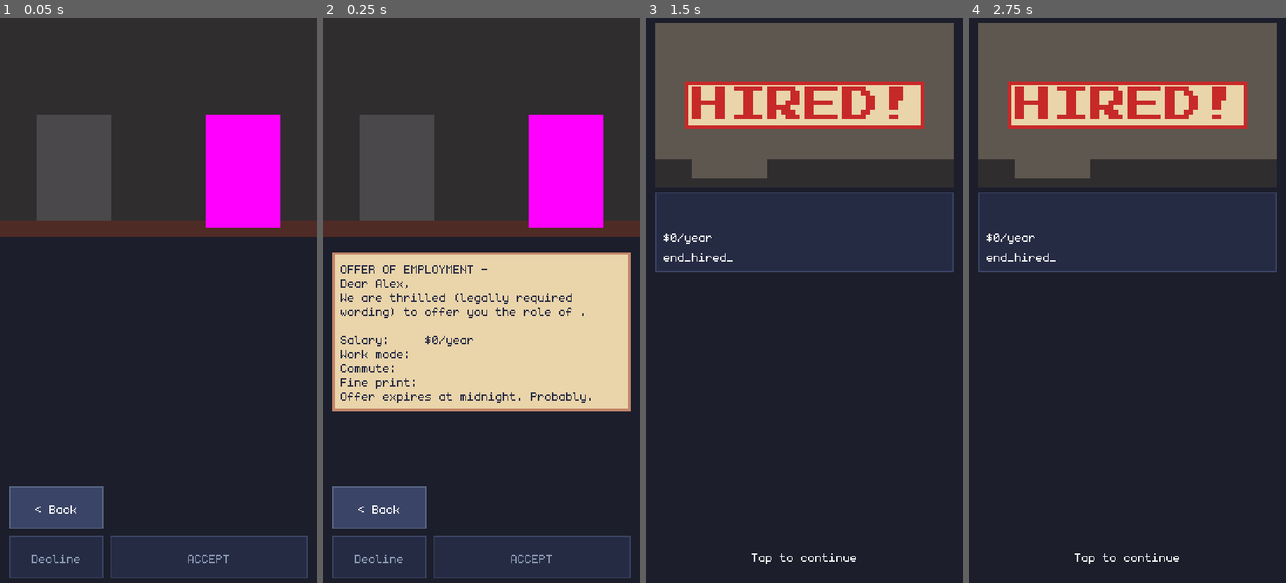
Above: before the commit, frames 1-4 (left to right).
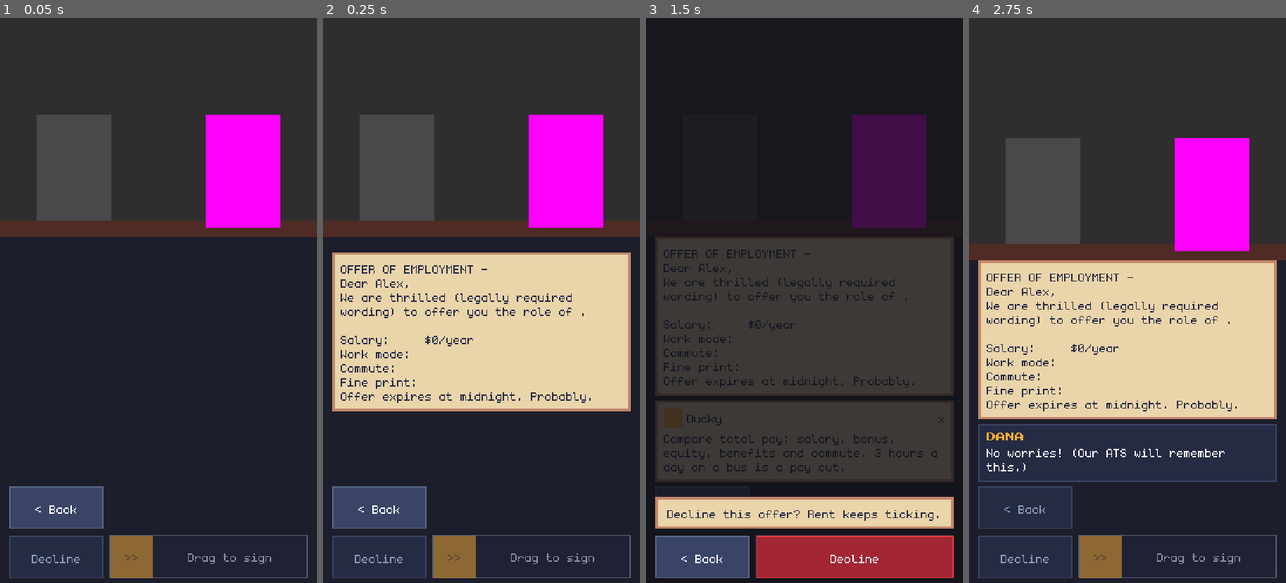
Above: after the commit, the same moments.

Repository: Lecoeurdelest/swe-simulator
Game: Godot game, scene res://features/offer/offer.tscn
The game is run twice, just before and just after one commit, with the same random seed, the same clock (stepped at 60 frames per second) and the same inputs. This scene is started directly instead of the project's main scene.
Inputs (mouse positions are in pixels of both pictures, inside the frame that each line leads up to):
- Up to frame 1 (0.05 s): no input
- Up to frame 2 (0.25 s): no input
- Up to frame 3 (1.5 s): click (855, 554) at 0.5 s, where only the run before the commit has a clickable "ACCEPT"; click (703, 554) at 1.25 s, where only the run after the commit has a clickable "Decline"
- Up to frame 4 (2.75 s): click (1178, 554) at 2 s, where only the run after the commit has a clickable "Decline"

The runs differ from the first frame. In frame 1, 1.5% of the frame differs, in the area x 34-98%, y 91-100%; in frame 2, 1.5%; in frame 3, 78%, in the area x 2-98%, y 0-100%; in frame 4, 73%.
Error before the commit: Invalid access to property or key 'runway_days' on a base object of type 'Nil'. (res://core/run_state.gd:357)

Commit message:
feat(offer): drag-to-sign (SHOULD-06, STEP-16 task 7, A95)
ACCEPT is a gesture now: drag the handle along the track in the thumb band and
let go at the end to sign; a short drag springs back and a stray tap does
nothing. With Relaxed Timing on, a tap signs. Mouse events only, a 36 px
handle, and the paper stays at 20 lines. Checked in the editor with real mouse
events (the HIRED! stamp follows). 429 tests pass.

Diff:
--- a/data/content/barks.json
+++ b/data/content/barks.json
@@ -263,5 +263,7 @@
   "ui_desk_empty": "(desk empty)",
   "vs_dana_stat_layoff": "Meetings today: 14",
   "vs_dana_move_layoff": "Special move: The Reshaping",
-  "ui_laid_off_feed": "Laid off from {company}. Severance: {money}."
+  "ui_laid_off_feed": "Laid off from {company}. Severance: {money}.",
+  "ui_sign": "Drag to sign",
+  "ui_sign_tap": "Tap to sign"
 }
--- a/features/offer/offer.gd
+++ b/features/offer/offer.gd
@@ -4,7 +4,7 @@
 ## Ducky tip, which fades in once the paper has landed and closes on a tap (for this offer only), and
 ## calls GameState.answer_offer(). Decline asks first, and on the grace day the question says the run
 ## ends (GDD 5.10); then Dana answers (5.9.4) before the Decline is committed.
-## Back never declines an offer (ARCHITECTURE 9).
+## Back never declines an offer (ARCHITECTURE 9). ACCEPT is a drag-to-sign gesture (SignSlider, A95).
 
 const PAPER_SLIDE_S := 0.3     # GDD 9.1 "the paper slides up from the bottom" (no duration given)
 const DANA_LINE_S := 2.5       # Dana's Decline line moves on by itself after this, or on a tap
@@ -32,7 +32,7 @@
 @onready var _dana_text: Label = %DanaText
 @onready var _back_button: Button = %BackButton
 @onready var _decline_button: Button = %DeclineButton
-@onready var _accept_button: Button = %AcceptButton
+@onready var _sign: SignSlider = %SignSlider
 @onready var _pause: PauseMenu = %PauseMenu
 @onready var _decline_dialog: ConfirmDialog = %DeclineDialog
 @onready var _hired: HiredBeat = %HiredBeat
@@ -48,10 +48,11 @@
 	_dana_name.text = Content.text("naming", "interviewer").to_upper()
 	_back_button.text = UiText.back(Content.text("barks", "ui_back"))
 	_decline_button.text = Content.text("barks", "ui_decline")
-	_accept_button.text = UiText.primary(Content.text("barks", "ui_accept"))
+	_sign.relaxed = bool(GameState.setting("options", "relaxed_timing", false))
+	_sign.set_label(Content.text("barks", "ui_sign_tap" if _sign.relaxed else "ui_sign"))
 	_back_button.pressed.connect(Device.handle_back)
 	_decline_button.pressed.connect(_on_decline)
-	_accept_button.pressed.connect(_on_accept)
+	_sign.signed.connect(_on_accept)
 	_decline_dialog.confirmed.connect(_on_decline_confirmed)
 	_tip.close_tapped.connect(_on_tip_closed)
 	_pause.quit_to_title_pressed.connect(GameState.quit_to_title)
@@ -159,7 +160,7 @@
 
 func _set_answer_buttons(on: bool) -> void:
 	_decline_button.disabled = not on
-	_accept_button.disabled = not on
+	_sign.disabled = not on
 
 
 # ---------- answers ----------
--- a/features/offer/offer.tscn
+++ b/features/offer/offer.tscn
@@ -6,6 +6,7 @@
 [ext_resource type="PackedScene" uid="uid://ba7fpxb5lc526" path="res://ui/components/confirm_dialog.tscn" id="4_conf"]
 [ext_resource type="PackedScene" uid="uid://cv7u0us1tep67" path="res://ui/components/ducky_note.tscn" id="5_duck"]
 [ext_resource type="PackedScene" path="res://features/offer/hired_beat.tscn" id="6_hired"]
+[ext_resource type="Script" path="res://features/offer/sign_slider.gd" id="7_sign"]
 
 [node name="Offer" type="Control" unique_id=894328749]
 layout_mode = 3
@@ -207,13 +208,12 @@
 layout_mode = 2
 text = "Decline"
 
-[node name="AcceptButton" type="Button" parent="SafeArea/Column/ThumbBand/ActionBar" unique_id=1423753907]
+[node name="SignSlider" type="Control" parent="SafeArea/Column/ThumbBand/ActionBar"]
 unique_name_in_owner = true
 custom_minimum_size = Vector2(168, 36)
 layout_mode = 2
 size_flags_horizontal = 3
-theme_type_variation = &"PrimaryButton"
-text = "ACCEPT"
+script = ExtResource("7_sign")
 
 [node name="ModalLayer" type="CanvasLayer" parent="." unique_id=412430585]
 layer = 10
--- /dev/null
+++ b/features/offer/sign_slider.gd
@@ -0,0 +1,141 @@
+class_name SignSlider
+extends Control
+## Drag-to-sign (GDD S10, SHOULD-06; DECISIONS A95): ACCEPT becomes a drag from the left end of its track to the right, so
+## signing a contract is a gesture and not a tap you can make by accident. Start on the handle, drag it along the track and
+## let go past the end to sign; let go earlier and it springs back. With Relaxed Timing on, a tap anywhere on it signs.
+## Mouse events only (INV-14: touches arrive as emulated mouse events), the handle is a full 36 px target, and it sits in the
+## thumb band where ACCEPT was. It draws itself in the grey-box style until the art pass.
+
+signal signed
+
+const HANDLE_W := 36.0
+const SIGN_FRACTION := 0.95     # how far along the track counts as signed
+const TAP_SLOP := 6.0           # a press that moves less than this many pixels is a tap
+const SPRING_S := 0.12
+const TRACK_COLOR := Color(0.13, 0.15, 0.24, 1.0)
+const BORDER_COLOR := Color(0.54509807, 0.60784316, 0.7058824, 1.0)
+const FILL_COLOR := Color(0.99607843, 0.68235296, 0.20392157, 0.35)
+const HANDLE_COLOR := Color(0.99607843, 0.68235296, 0.20392157, 1.0)
+const INK_COLOR := Color(0.11, 0.12, 0.17, 1.0)
+const TEXT_COLOR := Color(1.0, 1.0, 1.0, 1.0)
+const CHEVRON := ">>"
+
+var disabled := false: set = set_disabled
+var relaxed := false            # Relaxed Timing: a tap signs
+
+var _label := ""
+var _x := 0.0                   # the handle's left edge, 0 to the end of the track
+var _dragging := false
+var _grab := 0.0                # where in the handle the press landed
+var _moved := 0.0               # how far the pointer has moved since the press
+var _spring: Tween
+
+
+func _ready() -> void:
+	focus_mode = Control.FOCUS_NONE
+	custom_minimum_size = Vector2(168.0, 36.0)
+
+
+func set_label(text: String) -> void:
+	_label = text
+	queue_redraw()
+
+
+func set_disabled(value: bool) -> void:
+	disabled = value
+	if value:
+		_dragging = false
+	modulate.a = 0.5 if value else 1.0
+	queue_redraw()
+
+
+## 0 at the start of the track, 1 at its end.
+func progress() -> float:
+	return _x / _travel()
+
+
+func _travel() -> float:
+	return maxf(size.x - HANDLE_W, 1.0)
+
+
+func _gui_input(event: InputEvent) -> void:
+	if disabled:
+		return
+	var button := event as InputEventMouseButton
+	if button != null and button.button_index == MOUSE_BUTTON_LEFT:
+		if button.pressed:
+			_press(button.position)
+		else:
+			_release()
+		accept_event()
+		return
+	var motion := event as InputEventMouseMotion
+	if motion != null and _dragging:
+		_moved += motion.relative.length()
+		_x = clampf(motion.position.x - _grab, 0.0, _travel())
+		queue_redraw()
+		accept_event()
+
+
+## Only a press on the handle starts a drag, so a stray tap on the track does nothing (a tap signs in Relaxed Timing).
+func _press(at: Vector2) -> void:
+	var on_handle := Rect2(_x, 0.0, HANDLE_W, size.y).has_point(at)
+	if not on_handle and not relaxed:
+		return
+	if _spring != null:
+		_spring.kill()
+	_dragging = true
+	_moved = 0.0
+	_grab = clampf(at.x - _x, 0.0, HANDLE_W) if on_handle else HANDLE_W * 0.5
+
+
+func _release() -> void:
+	if not _dragging:
+		return
+	_dragging = false
+	if relaxed and _moved < TAP_SLOP:
+		_sign()
+	elif progress() >= SIGN_FRACTION:
+		_sign()
+	else:
+		_spring_back()
+
+
+func _sign() -> void:
+	_x = _travel()
+	queue_redraw()
+	signed.emit()
+
+
+func _spring_back() -> void:
+	if not is_inside_tree():
+		_x = 0.0
+		queue_redraw()
+		return
+	if _spring != null:
+		_spring.kill()
+	_spring = create_tween()
+	_spring.tween_method(_set_x, _x, 0.0, SPRING_S)
+
+
+func _set_x(value: float) -> void:
+	_x = value
+	queue_redraw()
+
+
+func _draw() -> void:
+	var track := Rect2(Vector2.ZERO, size)
+	draw_rect(track, TRACK_COLOR)
+	if _x > 0.0:
+		draw_rect(Rect2(0.0, 0.0, _x + HANDLE_W, size.y), FILL_COLOR)
+	draw_rect(track, BORDER_COLOR, false, 1.0)
+	var font := get_theme_default_font()
+	var font_size := get_theme_default_font_size()
+	var text_width := font.get_string_size(_label, HORIZONTAL_ALIGNMENT_LEFT, -1, font_size).x
+	var baseline := floorf((size.y + font.get_ascent(font_size) - font.get_descent(font_size)) * 0.5)
+	draw_string(font, Vector2(floorf(HANDLE_W + (size.x - HANDLE_W - text_width) * 0.5), baseline), _label,
+		HORIZONTAL_ALIGNMENT_LEFT, -1, font_size, TEXT_COLOR)
+	draw_rect(Rect2(_x, 0.0, HANDLE_W, size.y), HANDLE_COLOR)
+	var chevron_width := font.get_string_size(CHEVRON, HORIZONTAL_ALIGNMENT_LEFT, -1, font_size).x
+	draw_string(font, Vector2(floorf(_x + (HANDLE_W - chevron_width) * 0.5), baseline), CHEVRON,
+		HORIZONTAL_ALIGNMENT_LEFT, -1, font_size, INK_COLOR)
--- a/tests/test_content_lint.gd
+++ b/tests/test_content_lint.gd
@@ -719,7 +719,7 @@
 		"vs_review_exceeds", "bark_kev_close_below", "bark_kev_close_meets", "bark_kev_close_exceeds",
 		# M3: run 1's clip card and the team rows
 		"ui_clip_intro", "ui_clip_outro", "ui_clip_go", "ui_desk_empty", "ui_studio_s1", "ui_studio_s2", "ui_studio_s3",
-		"ui_studio_s4", "ui_studio_s5", "vs_dana_stat_layoff", "vs_dana_move_layoff", "ui_laid_off_feed", "ui_skip_hold"])
+		"ui_studio_s4", "ui_studio_s5", "vs_dana_stat_layoff", "vs_dana_move_layoff", "ui_laid_off_feed", "ui_skip_hold", "ui_sign", "ui_sign_tap"])
 	for kind: String in ["good", "ok", "bad"]:
 		for n: int in range(1, 4):
 			ids.append("bark_kev_%s_%d" % [kind, n])
--- /dev/null
+++ b/tests/test_sign_slider.gd
@@ -0,0 +1,126 @@
+@tool
+extends McpTestSuite
+## Drag-to-sign (GDD S10, SHOULD-06; DECISIONS A95): the contract is signed by dragging the handle along its track and
+## letting go at the end. Synthetic mouse events straight into the control (INV-14: touches arrive as mouse events).
+## Editor-side: no autoloads, no user://.
+
+
+func suite_name() -> String:
+	return "sign_slider"
+
+
+func _slider() -> SignSlider:
+	var slider := SignSlider.new()
+	slider.size = Vector2(168.0, 36.0)
+	return slider
+
+
+func _press(slider: SignSlider, x: float) -> void:
+	var event := InputEventMouseButton.new()
+	event.button_index = MOUSE_BUTTON_LEFT
+	event.pressed = true
+	event.position = Vector2(x, 18.0)
+	slider._gui_input(event)
+
+
+func _release(slider: SignSlider, x: float) -> void:
+	var event := InputEventMouseButton.new()
+	event.button_index = MOUSE_BUTTON_LEFT
+	event.pressed = false
+	event.position = Vector2(x, 18.0)
+	slider._gui_input(event)
+
+
+func _drag(slider: SignSlider, to_x: float, from_x: float) -> void:
+	var event := InputEventMouseMotion.new()
+	event.position = Vector2(to_x, 18.0)
+	event.relative = Vector2(to_x - from_x, 0.0)
+	slider._gui_input(event)
+
+
+## Counts how many times the slider signed.
+func _counter(slider: SignSlider) -> Array[int]:
+	var count: Array[int] = [0]
+	slider.signed.connect(func() -> void: count[0] += 1)
+	return count
+
+
+func test_dragging_the_handle_to_the_end_signs() -> void:
+	var slider := _slider()
+	var count := _counter(slider)
+	_press(slider, 10.0)
+	_drag(slider, 60.0, 10.0)
+	_drag(slider, 120.0, 60.0)
+	_drag(slider, 160.0, 120.0)
+	assert_eq(count[0], 0, "nothing is signed until you let go")
+	_release(slider, 160.0)
+	assert_eq(count[0], 1, "signed once, at the end of the track")
+	assert_eq(slider.progress(), 1.0, "the handle stays at the end")
+	slider.free()
+
+
+func test_letting_go_early_springs_back() -> void:
+	var slider := _slider()
+	var count := _counter(slider)
+	_press(slider, 10.0)
+	_drag(slider, 70.0, 10.0)
+	assert_true(slider.progress() > 0.3 and slider.progress() < 0.6, "the handle follows the finger: %f" % slider.progress())
+	_release(slider, 70.0)
+	assert_eq(count[0], 0, "a short drag signs nothing")
+	assert_eq(slider.progress(), 0.0, "and the handle is back at the start")
+	slider.free()
+
+
+func test_the_handle_never_leaves_the_track() -> void:
+	var slider := _slider()
+	_press(slider, 10.0)
+	_drag(slider, 900.0, 10.0)
+	assert_eq(slider.progress(), 1.0, "the end of the track")
+	_drag(slider, -500.0, 900.0)
+	assert_eq(slider.progress(), 0.0, "and the start")
+	slider.free()
+
+
+func test_a_press_that_misses_the_handle_does_nothing() -> void:
+	var slider := _slider()
+	var count := _counter(slider)
+	_press(slider, 120.0)
+	_drag(slider, 160.0, 120.0)
+	_release(slider, 160.0)
+	assert_eq(count[0], 0, "a stray tap or swipe on the track cannot sign (it is a gesture on purpose)")
+	assert_eq(slider.progress(), 0.0)
+	slider.free()
+
+
+func test_relaxed_timing_lets_a_tap_sign() -> void:  # GDD 2.8: the accessibility setting
+	var slider := _slider()
+	slider.relaxed = true
+	var count := _counter(slider)
+	_press(slider, 120.0)
+	_release(slider, 120.0)
+	assert_eq(count[0], 1, "a tap anywhere signs")
+	var drag := _slider()
+	drag.relaxed = true
+	var drags := _counter(drag)
+	_press(drag, 10.0)
+	_drag(drag, 80.0, 10.0)
+	_release(drag, 80.0)
+	assert_eq(drags[0], 0, "a drag that stops short still springs back")
+	slider.free()
+	drag.free()
+
+
+func test_a_disabled_slider_ignores_everything() -> void:
+	var slider := _slider()
+	var count := _counter(slider)
+	slider.disabled = true
+	_press(slider, 10.0)
+	_drag(slider, 160.0, 10.0)
+	_release(slider, 160.0)
+	assert_eq(count[0], 0, "while the paper is rising or the answer is given")
+	assert_eq(slider.progress(), 0.0)
+	slider.free()
+
+
+func test_the_handle_is_a_full_thumb_target() -> void:  # INV-14: hit areas of 34 px or more
+	assert_true(SignSlider.HANDLE_W >= 34.0, "the handle is %f px wide" % SignSlider.HANDLE_W)
Not shown, added: features/offer/sign_slider.gd.uid
Not shown, added: tests/test_sign_slider.gd.uid
Not shown, changed: docs/ARCHITECTURE.md
